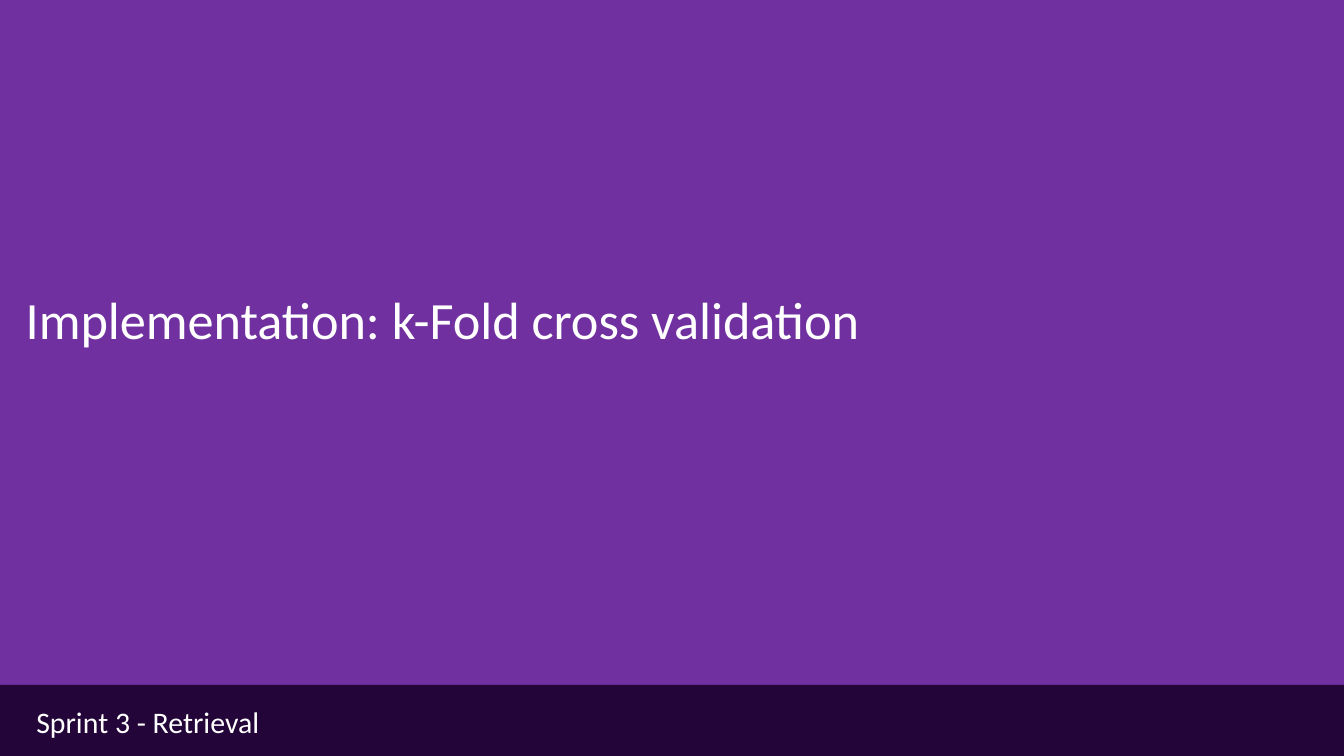
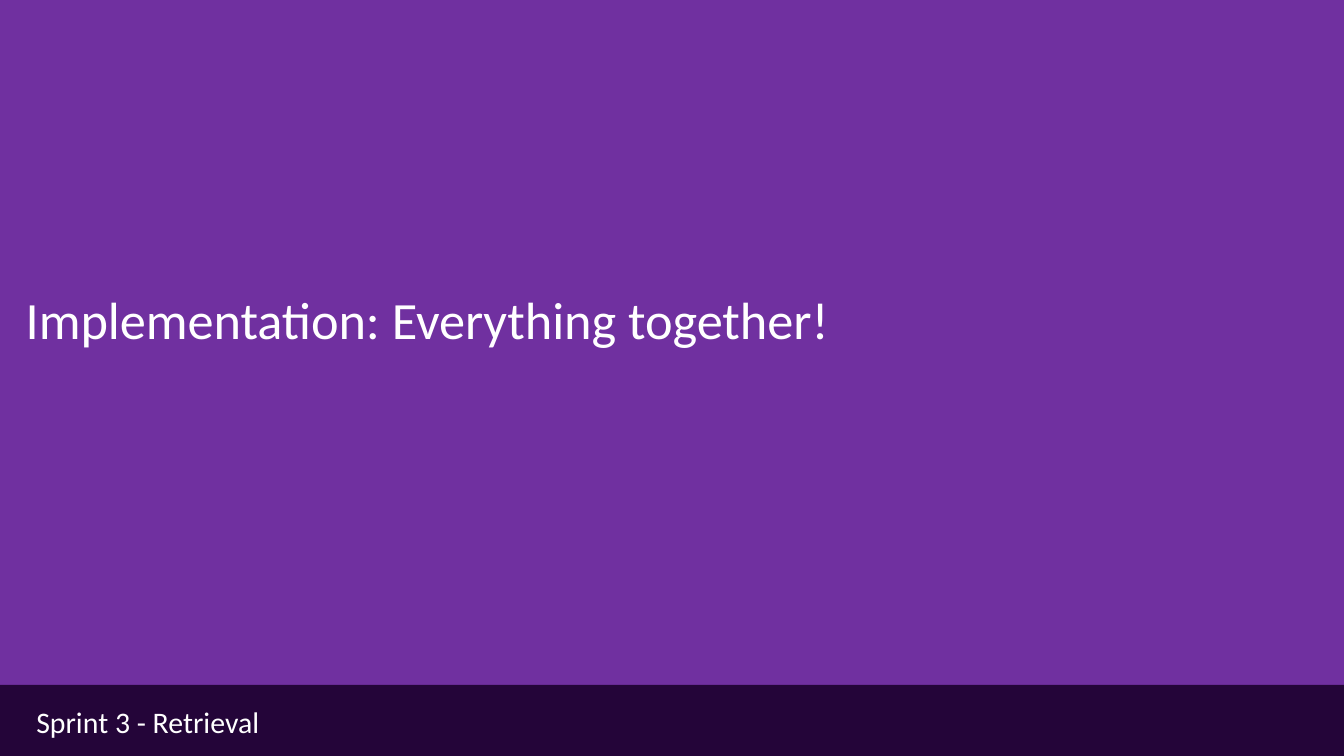
Before and after one commit to ua-dsf/ML_sprint, a slide deck: slide 41 of sprint1_regression/module1_regression_part2.pptx (slide 26 before the commit). Drawn at 1344x756 pixels with LibreOffice and Linux fonts; fonts in the diff are those of the drawing. Boxes give left, top, right and bottom in pixels: in the first picture for what was removed or moved away, otherwise in the second. Text is boxed around its words. In the diff, an @@ line names an element or a change of style, - is before the commit and + after.

```diff
--- a/sprint1_regression/module1_regression_part2.pptx
+++ b/sprint1_regression/module1_regression_part2.pptx
@@ text at (x1=26, y1=302, x2=829, y2=348): text changed @@
-Implementation: k-Fold cross validation
+Implementation: Everything together!
```
Also in this commit, not shown: 13 other slides changed, 9 slides added, 5 other files.
